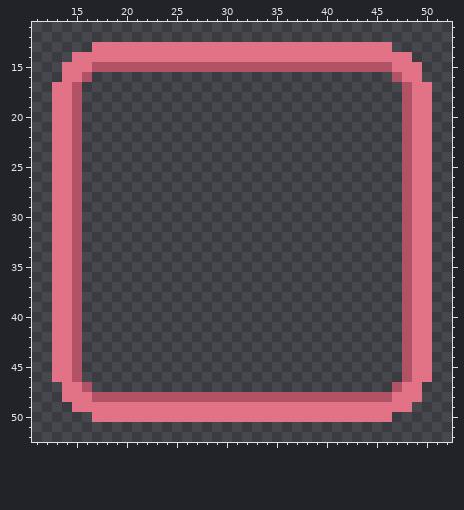
Pixel-art file, stored at heidag/graphics/pictogram_selector_other_player.ase. Above: the version before the commit.
64x64 pixels, 1 frame. Shown: x 11..52, y 11..52.
Once edited:
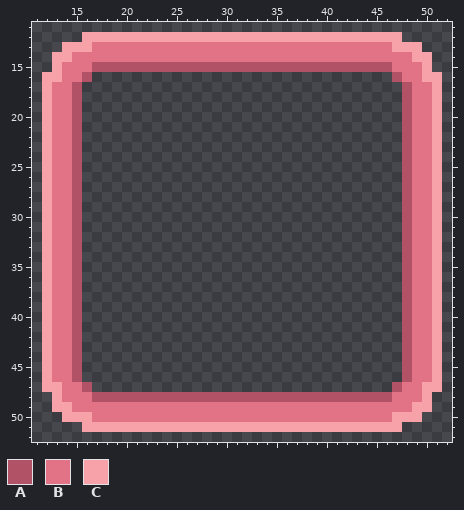
Palette (. is transparent): A #b25266  B #e27285  C #f6a2a8
The edit:
{"y":12,"x":16,"old":"................................","new":"CCCCCCCCCCCCCCCCCCCCCCCCCCCCCCCC"}
{"y":13,"x":14,"old":"...","new":"CCC"}
{"y":13,"x":47,"old":"...","new":"CCC"}
{"y":14,"x":13,"old":"..","new":"CC"}
{"y":14,"x":49,"old":"..","new":"CC"}
{"y":15,"x":13,"old":".","new":"C"}
{"y":15,"x":50,"old":".","new":"C"}
{"y":16,"x":12,"old":"..","new":"CC"}
{"y":16,"x":50,"old":"..","new":"CC"}
{"y":17,"x":12,"old":".","new":"C"}
{"y":17,"x":51,"old":".","new":"C"}
{"y":18,"x":12,"old":".","new":"C"}
{"y":18,"x":51,"old":".","new":"C"}
{"y":19,"x":12,"old":".","new":"C"}
{"y":19,"x":51,"old":".","new":"C"}
{"y":20,"x":12,"old":".","new":"C"}
{"y":20,"x":51,"old":".","new":"C"}
{"y":21,"x":12,"old":".","new":"C"}
{"y":21,"x":51,"old":".","new":"C"}
{"y":22,"x":12,"old":".","new":"C"}
{"y":22,"x":51,"old":".","new":"C"}
{"y":23,"x":12,"old":".","new":"C"}
{"y":23,"x":51,"old":".","new":"C"}
{"y":24,"x":12,"old":".","new":"C"}
{"y":24,"x":51,"old":".","new":"C"}
{"y":25,"x":12,"old":".","new":"C"}
{"y":25,"x":51,"old":".","new":"C"}
{"y":26,"x":12,"old":".","new":"C"}
{"y":26,"x":51,"old":".","new":"C"}
{"y":27,"x":12,"old":".","new":"C"}
{"y":27,"x":51,"old":".","new":"C"}
{"y":28,"x":12,"old":".","new":"C"}
{"y":28,"x":51,"old":".","new":"C"}
{"y":29,"x":12,"old":".","new":"C"}
{"y":29,"x":51,"old":".","new":"C"}
{"y":30,"x":12,"old":".","new":"C"}
{"y":30,"x":51,"old":".","new":"C"}
{"y":31,"x":12,"old":".","new":"C"}
{"y":31,"x":51,"old":".","new":"C"}
{"y":32,"x":12,"old":".","new":"C"}
{"y":32,"x":51,"old":".","new":"C"}
{"y":33,"x":12,"old":".","new":"C"}
{"y":33,"x":51,"old":".","new":"C"}
{"y":34,"x":12,"old":".","new":"C"}
{"y":34,"x":51,"old":".","new":"C"}
{"y":35,"x":12,"old":".","new":"C"}
{"y":35,"x":51,"old":".","new":"C"}
{"y":36,"x":12,"old":".","new":"C"}
{"y":36,"x":51,"old":".","new":"C"}
{"y":37,"x":12,"old":".","new":"C"}
{"y":37,"x":51,"old":".","new":"C"}
{"y":38,"x":12,"old":".","new":"C"}
{"y":38,"x":51,"old":".","new":"C"}
{"y":39,"x":12,"old":".","new":"C"}
{"y":39,"x":51,"old":".","new":"C"}
{"y":40,"x":12,"old":".","new":"C"}
{"y":40,"x":51,"old":".","new":"C"}
{"y":41,"x":12,"old":".","new":"C"}
{"y":41,"x":51,"old":".","new":"C"}
{"y":42,"x":12,"old":".","new":"C"}
{"y":42,"x":51,"old":".","new":"C"}
{"y":43,"x":12,"old":".","new":"C"}
{"y":43,"x":51,"old":".","new":"C"}
{"y":44,"x":12,"old":".","new":"C"}
{"y":44,"x":51,"old":".","new":"C"}
{"y":45,"x":12,"old":".","new":"C"}
{"y":45,"x":51,"old":".","new":"C"}
{"y":46,"x":12,"old":".","new":"C"}
{"y":46,"x":51,"old":".","new":"C"}
{"y":47,"x":12,"old":"..","new":"CC"}
{"y":47,"x":50,"old":"..","new":"CC"}
{"y":48,"x":13,"old":".","new":"C"}
{"y":48,"x":50,"old":".","new":"C"}
{"y":49,"x":13,"old":"..","new":"CC"}
{"y":49,"x":49,"old":"..","new":"CC"}
{"y":50,"x":14,"old":"...","new":"CCC"}
{"y":50,"x":47,"old":"...","new":"CCC"}
{"y":51,"x":16,"old":"................................","new":"CCCCCCCCCCCCCCCCCCCCCCCCCCCCCCCC"}
